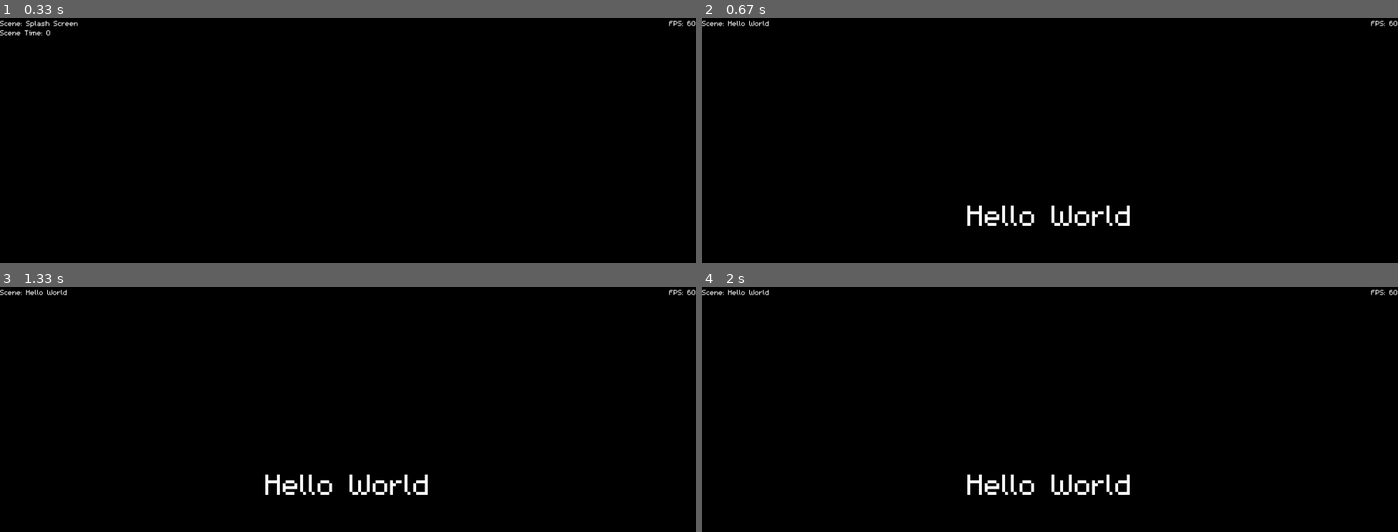
Above: before the commit, frames 1-4 (two rows, left to right).
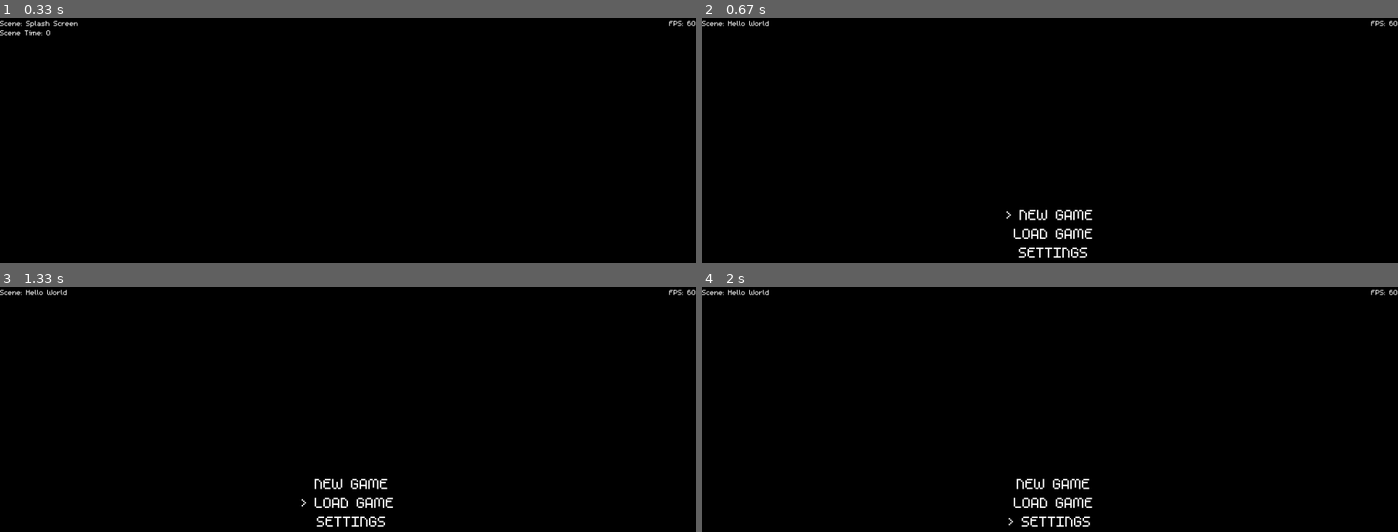
Above: after the commit, the same moments.

Repository: studioultima/ultimaPygameBoilerplate
Game: pygame game, started from boot.py
Same seed, same stepped clock (60 frames per second), same inputs: the game is played once before the commit and once after it.
Inputs:
- Up to frame 1 (0.33 s): no input
- Up to frame 2 (0.67 s): tap Enter at 0.33 s
- Up to frame 3 (1.33 s): hold Enter 0.67-1.13 s; hold Up 0.67-1.13 s; hold Up from 1.17 s (still down)
- Up to frame 4 (2 s): release Up at 1.63 s; hold Down 1.67-1.97 s

Frame 1 is identical in both runs. In frame 2, 1.3% of the frame differs, in the area x 38-62%, y 76-99%; in frame 3, 1.3%; in frame 4, 1.3%.

Commit message:
added rudimental menu system

Diff:
--- a/boot.py
+++ b/boot.py
@@ -1,3 +1,4 @@
+from logging import PlaceHolder
 import pygame
 import json
 import operator
@@ -112,12 +113,16 @@
 logoText = m5x7_32.render('Pygame Boilerplate', True, whiteColor)
 logoTextWebsite = m5x7_16.render('studioultima.com', True, whiteColor)
 fadeInScreen = pygame.Surface((renderScreenWidth,renderScreenHeight),pygame.SRCALPHA)
+menuItems = [{'value':'item1','label':'NEW GAME','selected':bool(1)},{'value':'item2','label':'LOAD GAME','selected':bool(0)},{'value':'item3','label':'SETTINGS','selected':bool(0)} ]
+menuPointer = ''
+placeHolder = m5x7_32.render(str(menuPointer) + ' ' + 'placeholder', True, whiteColor)
 
 #game Flags & Variables
 currentScene = 'splashscreen'
 finishedFadeInFlag = bool(0)
 transparencyFadeInScreen = 255
 transparencyTransitionSpeed = 0.1
+
 
 
 #gameLoop
@@ -216,6 +221,36 @@
                 if event.key == pygame.K_ESCAPE:
                     pygame.quit()
                     quit()
+                if event.key == pygame.K_DOWN:
+                    indexFinder = 0
+                    for count, menuElement in enumerate(menuItems):
+                        if menuElement['selected'] == bool(1):
+                            menuElement ['selected'] = bool(0)
+                            indexFinderFailsafe = count + 1
+                            if indexFinderFailsafe > len(menuElement) -1:
+                                indexFinder = 0
+                            else:
+                                indexFinder = count + 1
+                    menuItems[indexFinder]['selected'] = bool(1)
+                if event.key == pygame.K_UP:
+                    indexFinder = 0
+                    for count, menuElement in enumerate(menuItems):
+                        if menuElement['selected'] == bool(1):
+                            menuElement ['selected'] = bool(0)
+                            indexFinderFailsafe = count - 1
+                            if indexFinderFailsafe < 0:
+                                indexFinder = len(menuElement) -1
+                            else:
+                                indexFinder = count - 1
+                    menuItems[indexFinder]['selected'] = bool(1)
+                if event.key == pygame.K_RETURN:
+                    elementSelected = ''
+                    indexFinder = 0
+                    for count, menuElement in enumerate(menuItems):
+                        if menuElement['selected'] == bool(1):
+                            indexFinder = count
+                    elementSelected = menuItems[indexFinder]['value']
+                    print (elementSelected)
             if event.type == pygame.USEREVENT + 0:
                 print ('BootEvent')
 
@@ -230,9 +265,23 @@
         overlayScreenStack.append(addToRenderStack(fpsCounter,mainScreenWidth - getWidth(fpsCounter),0,0))
 
 
-        helloWorld = m5x7_64.render('Hello World', True, whiteColor)
-
-        renderScreenStack.append(addToRenderStack(helloWorld,renderScreenWidth/2 - getWidth(helloWorld)/2 ,renderScreenHeight/2 - getHeight(helloWorld)/2,0))
+
+
+        spacing = 0
+        for count, itemForRender in enumerate(menuItems):
+            if count > 0:
+                spacing = getHeight(placeHolder) * count
+            if itemForRender['selected']:
+                menuPointer = '>'
+            else:
+                menuPointer = ''
+            item = m5x7_32.render(str(menuPointer) + ' ' + str(itemForRender['label']), True, whiteColor)
+            renderScreenStack.append(addToRenderStack(item,renderScreenWidth/2 - getWidth(item)/2 ,renderScreenHeight/2 - getHeight(item)/2 + spacing,0))
+
+
+
+
+
 
 
         #-------------------------------
